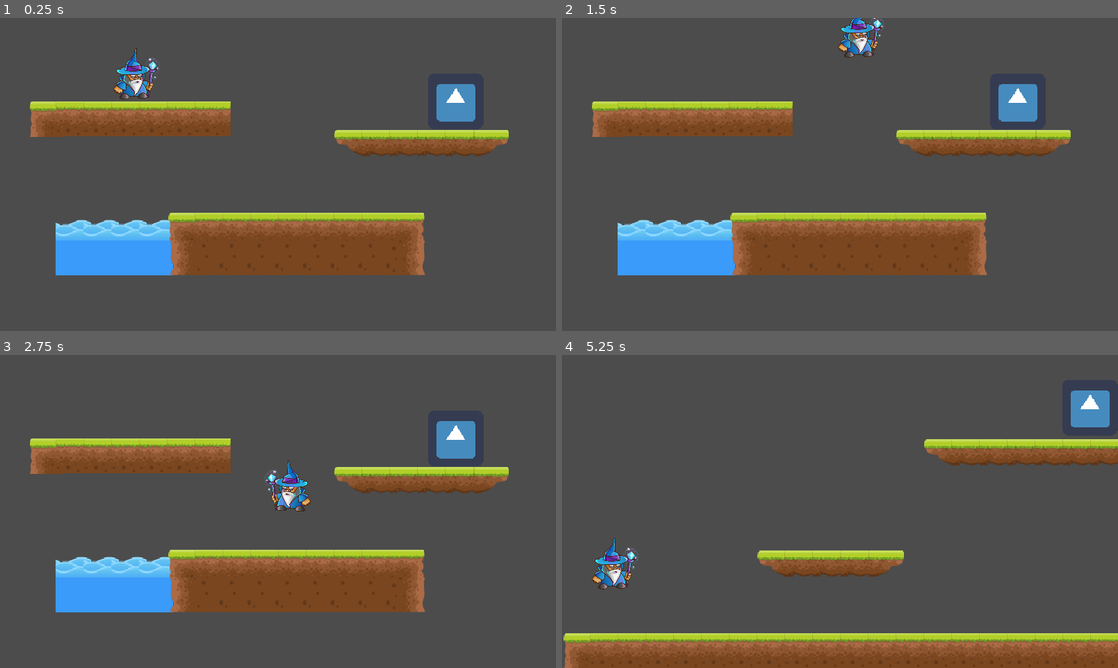
Above: before the commit, frames 1-4 (two rows, left to right).
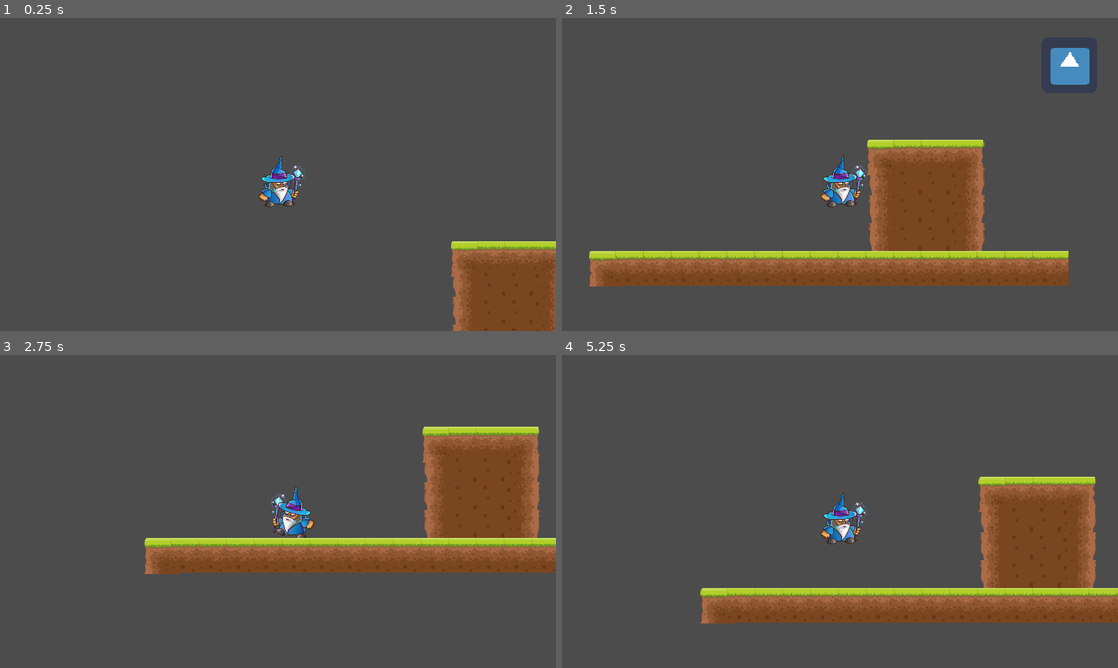
Above: after the commit, the same moments.

Repository: marivgil/TP_Games_Minion2
Game: Godot game, scene res://World.tscn
The game is run twice, just before and just after one commit, with the same random seed, the same clock (stepped at 60 frames per second) and the same inputs. The engine's default icon, where the game draws it, is replaced by a stand-in: a white triangle on a blue panel in a dark square.
Inputs:
- Up to frame 1 (0.25 s): no input
- Up to frame 2 (1.5 s): hold Right (ui_right) from 0.53 s (still down); tap Up (ui_up) at 0.77 s
- Up to frame 3 (2.75 s): tap Up (ui_up) at 1.52 s; release Right (ui_right) at 2.03 s; hold Left (ui_left) from 2.03 s (still down)
- Up to frame 4 (5.25 s): release Left (ui_left) at 2.78 s; hold Right (ui_right) 2.78-4.28 s; tap Up (ui_up) at 3.02, 3.77, 4.52 s; hold Left (ui_left) 4.28-5.03 s; hold Right (ui_right) from 5.03 s (still down)

The runs differ from the first frame. In frame 1, 26% of the frame differs, in the area x 5-100%, y 9-100%; in frame 2, 27%; in frame 3, 29%; in frame 4, 34%, in the area x 0-100%, y 11-100%.

Commit message:
se agrega camara simple

Diff:
--- /dev/null
+++ b/Minion2/AutoTile.tscn
@@ -0,0 +1,156 @@
+[gd_scene load_steps=18 format=2]
+
+[ext_resource path="res://sprites/freetileset/png/Tiles/1.png" type="Texture" id=1]
+[ext_resource path="res://sprites/freetileset/png/Tiles/2.png" type="Texture" id=2]
+[ext_resource path="res://sprites/freetileset/png/Tiles/3.png" type="Texture" id=3]
+[ext_resource path="res://sprites/freetileset/png/Tiles/4.png" type="Texture" id=4]
+[ext_resource path="res://sprites/freetileset/png/Tiles/5.png" type="Texture" id=5]
+[ext_resource path="res://sprites/freetileset/png/Tiles/6.png" type="Texture" id=6]
+[ext_resource path="res://sprites/freetileset/png/Tiles/7.png" type="Texture" id=7]
+[ext_resource path="res://sprites/freetileset/png/Tiles/8.png" type="Texture" id=8]
+[ext_resource path="res://sprites/freetileset/png/Tiles/9.png" type="Texture" id=9]
+[ext_resource path="res://sprites/freetileset/png/Tiles/10.png" type="Texture" id=10]
+[ext_resource path="res://sprites/freetileset/png/Tiles/12.png" type="Texture" id=11]
+[ext_resource path="res://sprites/freetileset/png/Tiles/16.png" type="Texture" id=12]
+[ext_resource path="res://sprites/freetileset/png/Tiles/13.png" type="Texture" id=13]
+[ext_resource path="res://sprites/freetileset/png/Tiles/14.png" type="Texture" id=14]
+[ext_resource path="res://sprites/freetileset/png/Tiles/15.png" type="Texture" id=15]
+[ext_resource path="res://sprites/freetileset/png/Tiles/17.png" type="Texture" id=16]
+[ext_resource path="res://sprites/freetileset/png/Tiles/18.png" type="Texture" id=17]
+
+[node name="AutoTile" type="Node" index="0"]
+
+[node name="Tile" type="Sprite" parent="." index="0"]
+
+scale = Vector2( 0.25, 0.25 )
+texture = ExtResource( 1 )
+centered = false
+_sections_unfolded = [ "Offset", "Transform" ]
+
+[node name="2" type="Sprite" parent="." index="1"]
+
+position = Vector2( 32, 0 )
+scale = Vector2( 0.25, 0.25 )
+texture = ExtResource( 2 )
+centered = false
+_sections_unfolded = [ "Offset" ]
+
+[node name="3" type="Sprite" parent="." index="2"]
+
+position = Vector2( 64, 0 )
+scale = Vector2( 0.25, 0.25 )
+texture = ExtResource( 3 )
+centered = false
+_sections_unfolded = [ "Offset" ]
+
+[node name="4" type="Sprite" parent="." index="3"]
+
+position = Vector2( 0, 32 )
+scale = Vector2( 0.255814, 0.255814 )
+texture = ExtResource( 4 )
+centered = false
+_sections_unfolded = [ "Offset" ]
+
+[node name="5" type="Sprite" parent="." index="4"]
+
+position = Vector2( 32, 32 )
+scale = Vector2( 0.25, 0.25 )
+texture = ExtResource( 5 )
+centered = false
+_sections_unfolded = [ "Offset" ]
+
+[node name="6" type="Sprite" parent="." index="5"]
+
+position = Vector2( 64, 32 )
+scale = Vector2( 0.25, 0.25 )
+texture = ExtResource( 6 )
+centered = false
+_sections_unfolded = [ "Offset" ]
+
+[node name="7" type="Sprite" parent="." index="6"]
+
+position = Vector2( 32, 96 )
+scale = Vector2( 0.25, 0.25 )
+texture = ExtResource( 7 )
+centered = false
+_sections_unfolded = [ "Offset" ]
+
+[node name="8" type="Sprite" parent="." index="7"]
+
+position = Vector2( 0, 64 )
+scale = Vector2( 0.25, 0.25 )
+texture = ExtResource( 8 )
+centered = false
+_sections_unfolded = [ "Offset" ]
+
+[node name="9" type="Sprite" parent="." index="8"]
+
+position = Vector2( 32, 64 )
+scale = Vector2( 0.25, 0.25 )
+texture = ExtResource( 9 )
+centered = false
+_sections_unfolded = [ "Offset" ]
+
+[node name="10" type="Sprite" parent="." index="9"]
+
+position = Vector2( 64, 64 )
+scale = Vector2( 0.25, 0.25 )
+texture = ExtResource( 10 )
+centered = false
+_sections_unfolded = [ "Offset" ]
+
+[node name="12" type="Sprite" parent="." index="10"]
+
+position = Vector2( 0, 96 )
+scale = Vector2( 0.25, 0.25 )
+texture = ExtResource( 11 )
+centered = false
+_sections_unfolded = [ "Offset" ]
+
+[node name="16" type="Sprite" parent="." index="11"]
+
+position = Vector2( 64, 96 )
+scale = Vector2( 0.25, 0.25 )
+texture = ExtResource( 12 )
+centered = false
+_sections_unfolded = [ "Offset" ]
+
+[node name="13" type="Sprite" parent="." index="12"]
+
+position = Vector2( 96, 0 )
+scale = Vector2( 0.25, 0.344086 )
+texture = ExtResource( 13 )
+centered = false
+_sections_unfolded = [ "Offset" ]
+
+[node name="14" type="Sprite" parent="." index="13"]
+
+position = Vector2( 128, 0 )
+scale = Vector2( 0.25, 0.344086 )
+texture = ExtResource( 14 )
+centered = false
+_sections_unfolded = [ "Offset" ]
+
+[node name="15" type="Sprite" parent="." index="14"]
+
+position = Vector2( 160, 0 )
+scale = Vector2( 0.25, 0.344086 )
+texture = ExtResource( 15 )
+centered = false
+_sections_unfolded = [ "Offset" ]
+
+[node name="17" type="Sprite" parent="." index="15"]
+
+position = Vector2( 96, 32 )
+scale = Vector2( 0.25, 0.323232 )
+texture = ExtResource( 16 )
+centered = false
+_sections_unfolded = [ "Offset" ]
+
+[node name="18" type="Sprite" parent="." index="16"]
+
+position = Vector2( 128, 32 )
+scale = Vector2( 0.25, 0.25 )
+texture = ExtResource( 17 )
+centered = false
+_sections_unfolded = [ "Offset" ]
--- /dev/null
+++ b/Minion2/AutoTileSet.tres
@@ -0,0 +1,184 @@
+[gd_resource type="TileSet" load_steps=18 format=2]
+
+[ext_resource path="res://sprites/freetileset/png/Tiles/1.png" type="Texture" id=1]
+[ext_resource path="res://sprites/freetileset/png/Tiles/2.png" type="Texture" id=2]
+[ext_resource path="res://sprites/freetileset/png/Tiles/12.png" type="Texture" id=3]
+[ext_resource path="res://sprites/freetileset/png/Tiles/16.png" type="Texture" id=4]
+[ext_resource path="res://sprites/freetileset/png/Tiles/13.png" type="Texture" id=5]
+[ext_resource path="res://sprites/freetileset/png/Tiles/14.png" type="Texture" id=6]
+[ext_resource path="res://sprites/freetileset/png/Tiles/15.png" type="Texture" id=7]
+[ext_resource path="res://sprites/freetileset/png/Tiles/17.png" type="Texture" id=8]
+[ext_resource path="res://sprites/freetileset/png/Tiles/18.png" type="Texture" id=9]
+[ext_resource path="res://sprites/freetileset/png/Tiles/3.png" type="Texture" id=10]
+[ext_resource path="res://sprites/freetileset/png/Tiles/4.png" type="Texture" id=11]
+[ext_resource path="res://sprites/freetileset/png/Tiles/5.png" type="Texture" id=12]
+[ext_resource path="res://sprites/freetileset/png/Tiles/6.png" type="Texture" id=13]
+[ext_resource path="res://sprites/freetileset/png/Tiles/7.png" type="Texture" id=14]
+[ext_resource path="res://sprites/freetileset/png/Tiles/8.png" type="Texture" id=15]
+[ext_resource path="res://sprites/freetileset/png/Tiles/9.png" type="Texture" id=16]
+[ext_resource path="res://sprites/freetileset/png/Tiles/10.png" type="Texture" id=17]
+
+[resource]
+
+0/name = "Tile"
+0/texture = ExtResource( 1 )
+0/tex_offset = Vector2( 0, 0 )
+0/modulate = Color( 1, 1, 1, 1 )
+0/region = Rect2( 0, 0, 128, 128 )
+0/is_autotile = true
+0/autotile/bitmask_mode = 1
+0/autotile/icon_coordinate = Vector2( 0, 0 )
+0/autotile/tile_size = Vector2( 32, 32 )
+0/autotile/spacing = 0
+0/autotile/bitmask_flags = [  ]
+0/autotile/occluder_map = [  ]
+0/autotile/navpoly_map = [  ]
+0/autotile/priority_map = [  ]
+0/occluder_offset = Vector2( 0, 0 )
+0/navigation_offset = Vector2( 0, 0 )
+0/shapes = [  ]
+1/name = "2"
+1/texture = ExtResource( 2 )
+1/tex_offset = Vector2( 0, 0 )
+1/modulate = Color( 1, 1, 1, 1 )
+1/region = Rect2( 0, 0, 128, 128 )
+1/is_autotile = false
+1/occluder_offset = Vector2( 0, 0 )
+1/navigation_offset = Vector2( 0, 0 )
+1/shapes = [  ]
+2/name = "3"
+2/texture = ExtResource( 10 )
+2/tex_offset = Vector2( 0, 0 )
+2/modulate = Color( 1, 1, 1, 1 )
+2/region = Rect2( 0, 0, 128, 128 )
+2/is_autotile = false
+2/occluder_offset = Vector2( 0, 0 )
+2/navigation_offset = Vector2( 0, 0 )
+2/shapes = [  ]
+3/name = "4"
+3/texture = ExtResource( 11 )
+3/tex_offset = Vector2( 0, 0 )
+3/modulate = Color( 1, 1, 1, 1 )
+3/region = Rect2( 0, 0, 129, 129 )
+3/is_autotile = false
+3/occluder_offset = Vector2( 0, 0 )
+3/navigation_offset = Vector2( 0, 0 )
+3/shapes = [  ]
+4/name = "5"
+4/texture = ExtResource( 12 )
+4/tex_offset = Vector2( 0, 0 )
+4/modulate = Color( 1, 1, 1, 1 )
+4/region = Rect2( 0, 0, 128, 128 )
+4/is_autotile = false
+4/occluder_offset = Vector2( 0, 0 )
+4/navigation_offset = Vector2( 0, 0 )
+4/shapes = [  ]
+5/name = "6"
+5/texture = ExtResource( 13 )
+5/tex_offset = Vector2( 0, 0 )
+5/modulate = Color( 1, 1, 1, 1 )
+5/region = Rect2( 0, 0, 128, 128 )
+5/is_autotile = false
+5/occluder_offset = Vector2( 0, 0 )
+5/navigation_offset = Vector2( 0, 0 )
+5/shapes = [  ]
+6/name = "7"
+6/texture = ExtResource( 14 )
+6/tex_offset = Vector2( 0, 0 )
+6/modulate = Color( 1, 1, 1, 1 )
+6/region = Rect2( 0, 0, 128, 128 )
+6/is_autotile = false
+6/occluder_offset = Vector2( 0, 0 )
+6/navigation_offset = Vector2( 0, 0 )
+6/shapes = [  ]
+7/name = "8"
+7/texture = ExtResource( 15 )
+7/tex_offset = Vector2( 0, 0 )
+7/modulate = Color( 1, 1, 1, 1 )
+7/region = Rect2( 0, 0, 128, 128 )
+7/is_autotile = false
+7/occluder_offset = Vector2( 0, 0 )
+7/navigation_offset = Vector2( 0, 0 )
+7/shapes = [  ]
+8/name = "9"
+8/texture = ExtResource( 16 )
+8/tex_offset = Vector2( 0, 0 )
+8/modulate = Color( 1, 1, 1, 1 )
+8/region = Rect2( 0, 0, 128, 128 )
+8/is_autotile = false
+8/occluder_offset = Vector2( 0, 0 )
+8/navigation_offset = Vector2( 0, 0 )
+8/shapes = [  ]
+9/name = "10"
+9/texture = ExtResource( 17 )
+9/tex_offset = Vector2( 0, 0 )
+9/modulate = Color( 1, 1, 1, 1 )
+9/region = Rect2( 0, 0, 128, 128 )
+9/is_autotile = false
+9/occluder_offset = Vector2( 0, 0 )
+9/navigation_offset = Vector2( 0, 0 )
+9/shapes = [  ]
+10/name = "12"
+10/texture = ExtResource( 3 )
+10/tex_offset = Vector2( 0, 0 )
+10/modulate = Color( 1, 1, 1, 1 )
+10/region = Rect2( 0, 0, 128, 128 )
+10/is_autotile = false
+10/occluder_offset = Vector2( 0, 0 )
+10/navigation_offset = Vector2( 0, 0 )
+10/shapes = [  ]
+11/name = "16"
+11/texture = ExtResource( 4 )
+11/tex_offset = Vector2( 0, 0 )
+11/modulate = Color( 1, 1, 1, 1 )
+11/region = Rect2( 0, 0, 128, 128 )
+11/is_autotile = false
+11/occluder_offset = Vector2( 0, 0 )
+11/navigation_offset = Vector2( 0, 0 )
+11/shapes = [  ]
+12/name = "13"
+12/texture = ExtResource( 5 )
+12/tex_offset = Vector2( 0, 0 )
+12/modulate = Color( 1, 1, 1, 1 )
+12/region = Rect2( 0, 0, 128, 93 )
+12/is_autotile = false
+12/occluder_offset = Vector2( 0, 0 )
+12/navigation_offset = Vector2( 0, 0 )
+12/shapes = [  ]
+13/name = "14"
+13/texture = ExtResource( 6 )
+13/tex_offset = Vector2( 0, 0 )
+13/modulate = Color( 1, 1, 1, 1 )
+13/region = Rect2( 0, 0, 128, 93 )
+13/is_autotile = false
+13/occluder_offset = Vector2( 0, 0 )
+13/navigation_offset = Vector2( 0, 0 )
+13/shapes = [  ]
+14/name = "15"
+14/texture = ExtResource( 7 )
+14/tex_offset = Vector2( 0, 0 )
+14/modulate = Color( 1, 1, 1, 1 )
+14/region = Rect2( 0, 0, 128, 93 )
+14/is_autotile = false
+14/occluder_offset = Vector2( 0, 0 )
+14/navigation_offset = Vector2( 0, 0 )
+14/shapes = [  ]
+15/name = "17"
+15/texture = ExtResource( 8 )
+15/tex_offset = Vector2( 0, 0 )
+15/modulate = Color( 1, 1, 1, 1 )
+15/region = Rect2( 0, 0, 128, 99 )
+15/is_autotile = false
+15/occluder_offset = Vector2( 0, 0 )
+15/navigation_offset = Vector2( 0, 0 )
+15/shapes = [  ]
+16/name = "18"
+16/texture = ExtResource( 9 )
+16/tex_offset = Vector2( 0, 0 )
+16/modulate = Color( 1, 1, 1, 1 )
+16/region = Rect2( 0, 0, 128, 128 )
+16/is_autotile = false
+16/occluder_offset = Vector2( 0, 0 )
+16/navigation_offset = Vector2( 0, 0 )
+16/shapes = [  ]
+_sections_unfolded = [ "0" ]
--- a/Minion2/Player.tscn
+++ b/Minion2/Player.tscn
@@ -104,7 +104,31 @@
 scale = Vector2( 0.15, 0.15 )
 frames = SubResource( 2 )
 animation = "Idle"
-frame = 4
 playing = true
 centered = false
 _sections_unfolded = [ "Transform" ]
+
+[node name="Camera2D" type="Camera2D" parent="." index="2"]
+
+anchor_mode = 1
+rotating = false
+current = true
+zoom = Vector2( 1, 1 )
+limit_left = -10000000
+limit_top = -10000000
+limit_right = 10000000
+limit_bottom = 10000000
+limit_smoothed = false
+drag_margin_h_enabled = false
+drag_margin_v_enabled = false
+smoothing_enabled = false
+smoothing_speed = 5.0
+offset_v = 0.0
+offset_h = 0.0
+drag_margin_left = 0.2
+drag_margin_top = 0.2
+drag_margin_right = 0.2
+drag_margin_bottom = 0.2
+editor_draw_screen = true
+editor_draw_limits = false
+editor_draw_drag_margin = false
--- a/Minion2/World.tscn
+++ b/Minion2/World.tscn
@@ -1,8 +1,8 @@
 [gd_scene load_steps=4 format=2]
 
 [ext_resource path="res://Player.tscn" type="PackedScene" id=1]
-[ext_resource path="res://TileSet.tres" type="TileSet" id=2]
-[ext_resource path="res://WorldComplete.tscn" type="PackedScene" id=3]
+[ext_resource path="res://WorldComplete.tscn" type="PackedScene" id=2]
+[ext_resource path="res://TileSet.tres" type="TileSet" id=3]
 
 [node name="World" type="Node" index="0"]
 
@@ -10,10 +10,16 @@
 
 position = Vector2( 155.083, 43.532 )
 
-[node name="TileMap" type="TileMap" parent="." index="1"]
+[node name="WorldComplete" parent="." index="1" instance=ExtResource( 2 )]
+
+position = Vector2( 587.155, 74.1303 )
+_sections_unfolded = [ "Transform" ]
+next_world = "res://World2.tscn"
+
+[node name="TileMap" type="TileMap" parent="." index="2"]
 
 mode = 0
-tile_set = ExtResource( 2 )
+tile_set = ExtResource( 3 )
 cell_size = Vector2( 32, 32 )
 cell_quadrant_size = 16
 cell_custom_transform = Transform2D( 1, 0, 0, 1, 0, 0 )
@@ -28,14 +34,8 @@
 collision_mask = 1
 occluder_light_mask = 1
 format = 1
-tile_data = PoolIntArray( 196609, 0, 0, 196610, 1, 0, 196611, 1, 0, 196612, 1, 0, 196613, 1, 0, 196614, 1, 0, 196615, 1, 0, 262156, 8, 0, 262157, 10, 0, 262158, 10, 0, 262159, 10, 0, 262160, 10, 0, 262161, 9, 0, 458754, 7, 0, 458755, 7, 0, 458756, 7, 0, 458757, 7, 0, 458758, 0, 0, 458759, 1, 0, 458760, 1, 0, 458761, 1, 0, 458762, 1, 0, 458763, 1, 0, 458764, 1, 0, 458765, 1, 0, 458766, 2, 0, 524290, 6, 0, 524291, 6, 0, 524292, 6, 0, 524293, 6, 0, 524294, 3, 0, 524295, 4, 0, 524296, 4, 0, 524297, 4, 0, 524298, 4, 0, 524299, 4, 0, 524300, 4, 0, 524301, 4, 0, 524302, 5, 0 )
+tile_data = PoolIntArray( 327691, 0, 0, 327692, 1, 0, 327693, 1, 0, 327694, 2, 0, 393227, 3, 0, 393228, 4, 0, 393229, 4, 0, 393230, 5, 0, 458763, 3, 0, 458764, 4, 0, 458765, 4, 0, 458766, 5, 0, 524299, 3, 0, 524300, 4, 0, 524301, 4, 0, 524302, 5, 0, 589825, 0, 0, 589826, 1, 0, 589827, 1, 0, 589828, 1, 0, 589829, 1, 0, 589830, 1, 0, 589831, 1, 0, 589832, 1, 0, 589833, 1, 0, 589834, 1, 0, 589835, 1, 0, 589836, 1, 0, 589837, 1, 0, 589838, 1, 0, 589839, 1, 0, 589840, 1, 0, 589841, 1, 0 )
 _sections_unfolded = [ "Cell" ]
 __meta__ = {
 "_edit_lock_": true
 }
-
-[node name="WorldComplete" parent="." index="2" instance=ExtResource( 3 )]
-
-position = Vector2( 524.578, 95.8963 )
-_sections_unfolded = [ "Transform" ]
-next_world = "res://World2.tscn"
